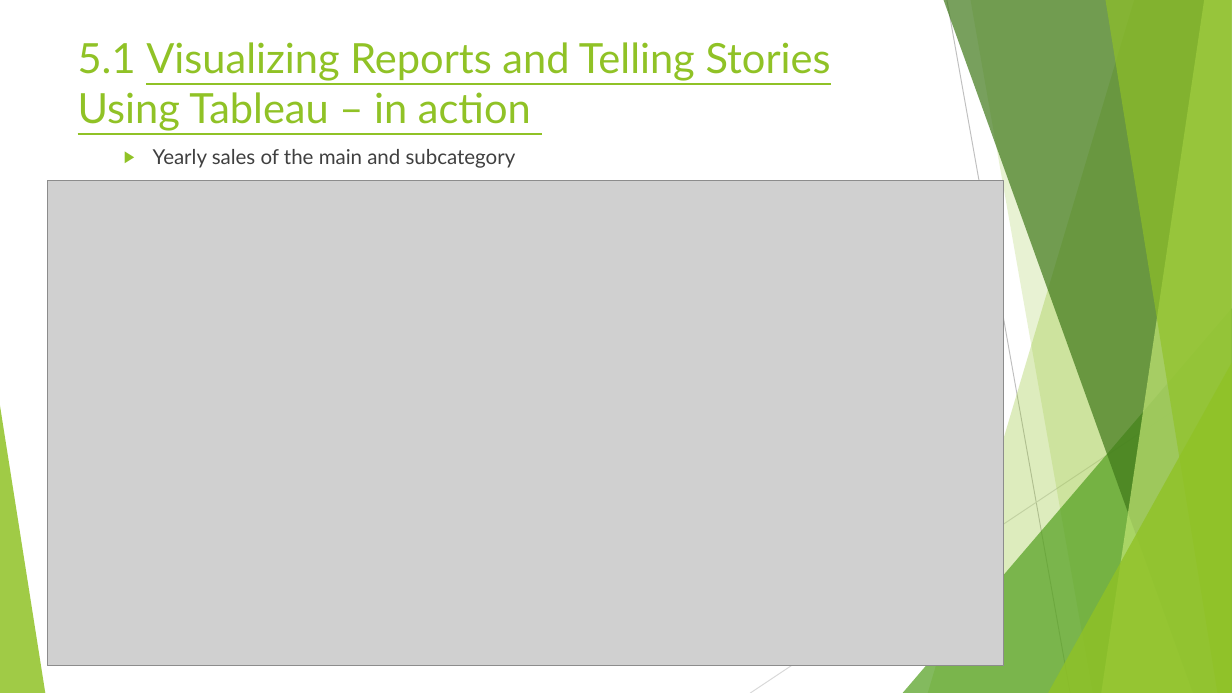
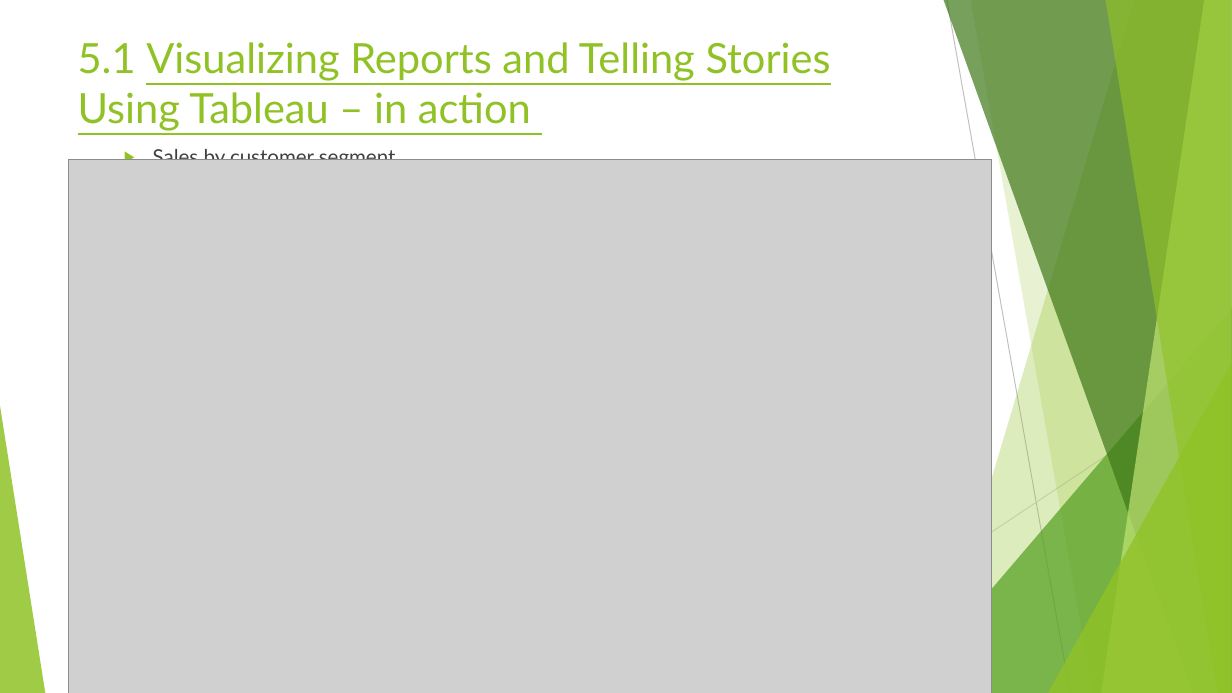
Before and after one commit to rubadhanaraj/Final_project, a slide deck: slide 15 of Project details.pptx (slide 14 before the commit). Drawn at 1232x693 pixels with LibreOffice and Linux fonts; fonts in the diff are those of the drawing; grey boxes stand for pictures. Boxes give left, top, right and bottom in pixels: in the first picture for what was removed or moved away, otherwise in the second. Text is boxed around its words. In the diff, an @@ line names an element or a change of style, - is before the commit and + after.

```diff
--- a/Project details.pptx
+++ b/Project details.pptx
@@ text at box(153, 146, 396, 160): text changed @@
-  ▶ Yearly sales of the main and subcategory
+  ▶ Sales by customer segment
@@ picture: place and size @@
-picture at box(47, 180, 1004, 665)
+picture at box(68, 160, 992, 693)
```
Also in this commit, not shown: 15 other slides changed, 2 slides added.
